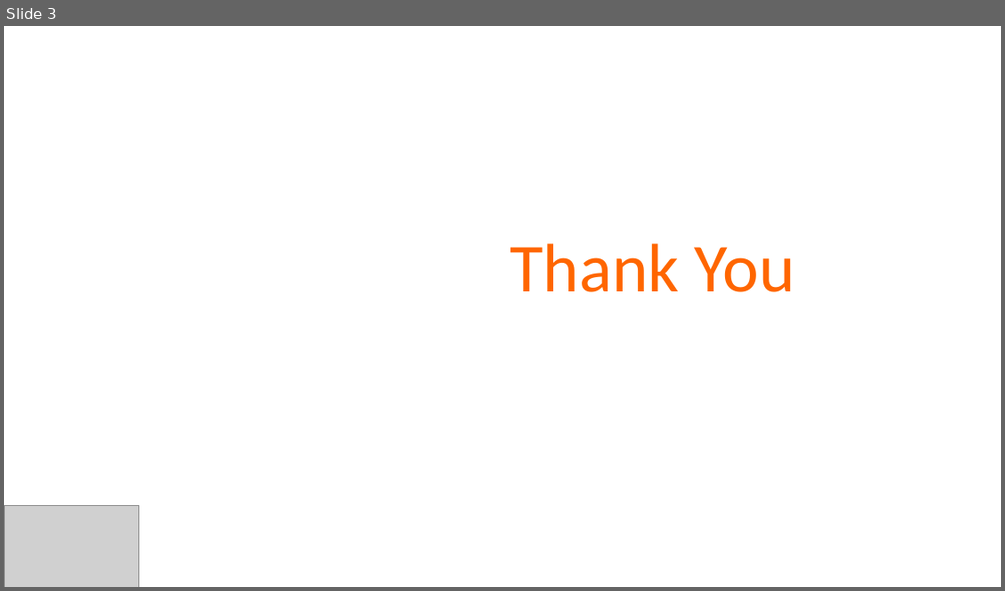
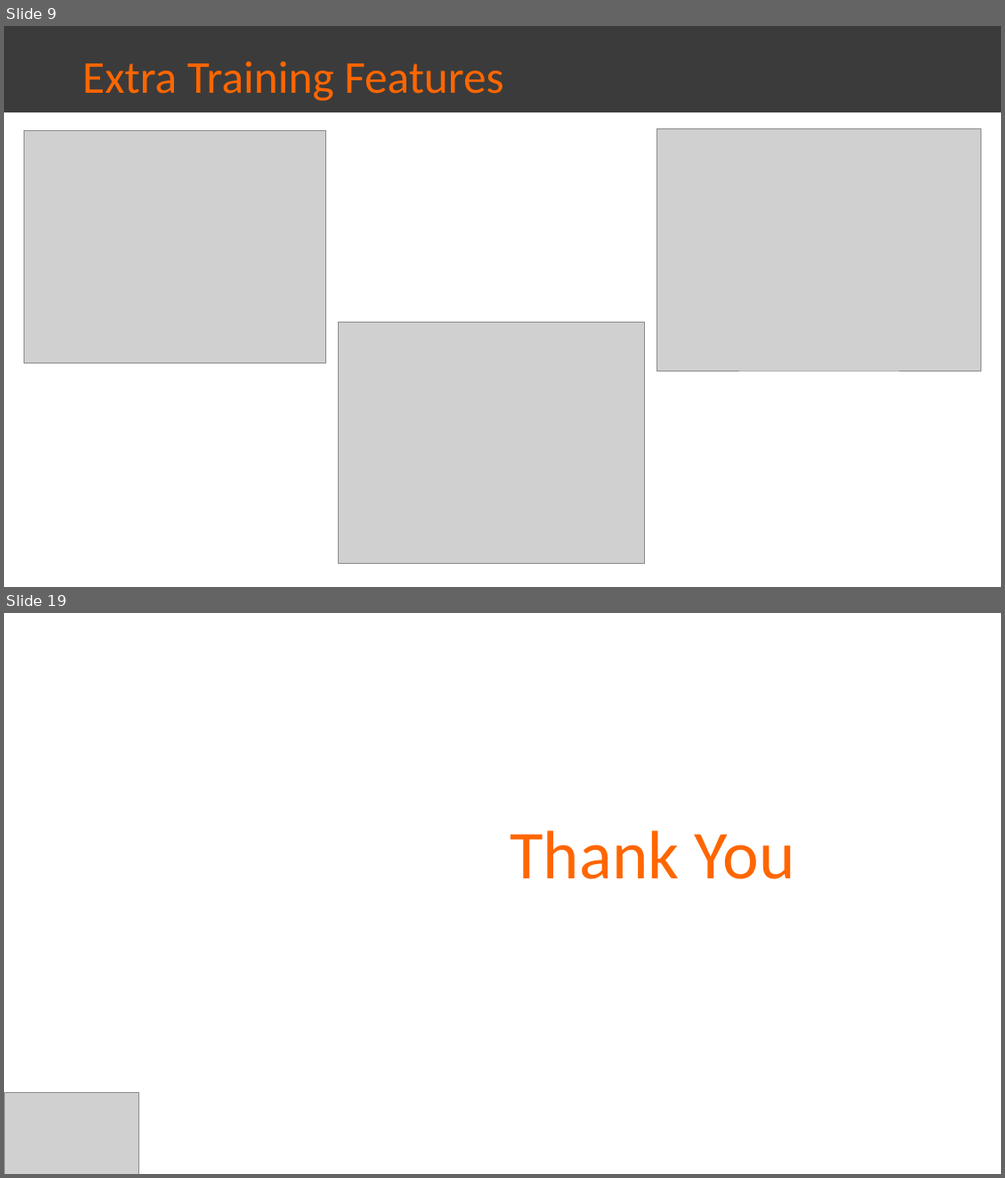
Before and after one commit to farischaudhry/twitter-sentiment-analysis, a slide deck: Final.pptx. Shown one above the other, each under a label of ours: slide 3 before the commit, slides 9 and 19 after it; the slides between them are not shown. The pictures are 1005x591 and 1005x1178 pixels, drawn with LibreOffice and Linux fonts; fonts in the diff are those of the drawing; grey boxes stand for pictures. Boxes give left, top, right and bottom in pixels: in the first picture for what was removed or moved away, otherwise in the second. Text is boxed around its words. In the diff, an @@ line names an element or a change of style, - is before the commit and + after.

```diff
--- a/Final.pptx
+++ b/Final.pptx
@@ slide 9 added at (4, 26, 1001, 587), background #FFFFFF @@
@@ rectangle added at (4, 26, 1001, 112), fill #3B3B3B, 44 pt, text #FF6600 @@
+Extra Training Features
@@ picture added at (24, 131, 326, 363) @@
@@ picture added at (657, 129, 980, 370) @@
@@ picture added at (339, 321, 644, 563) @@
@@ what was slide 3 is now slide 19 @@
```
Also in this commit, not shown: 1 slide changed, 16 other slides added, 1 slide removed, 2 other files.
